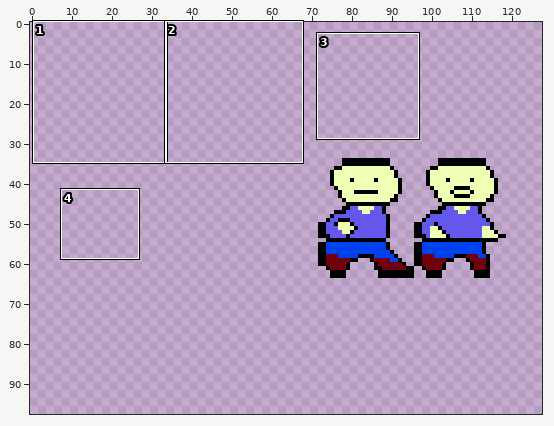
Two states of a sprite sheet, www/images/player-sheet1.png. The first picture is a wide view before the edit; the outline marks the close-up.
Close-up. Earlier state:
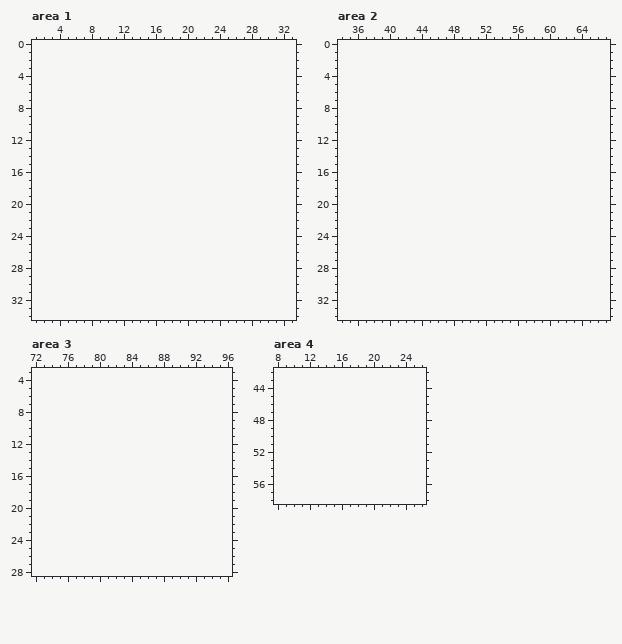
The file is 64x64 pixels. Colours within 5 levels of each other are drawn and written as one. Shown: area 1: x 1..33, y 0..34; area 2: x 34..67, y 0..34; area 3: x 72..96, y 3..28; area 4: x 8..26, y 42..58. The old version is drawn lined up with the new one, on the new canvas. The wide view leaves out empty margins. The commit also changed other parts of the picture, which this record leaves out.
And afterwards:
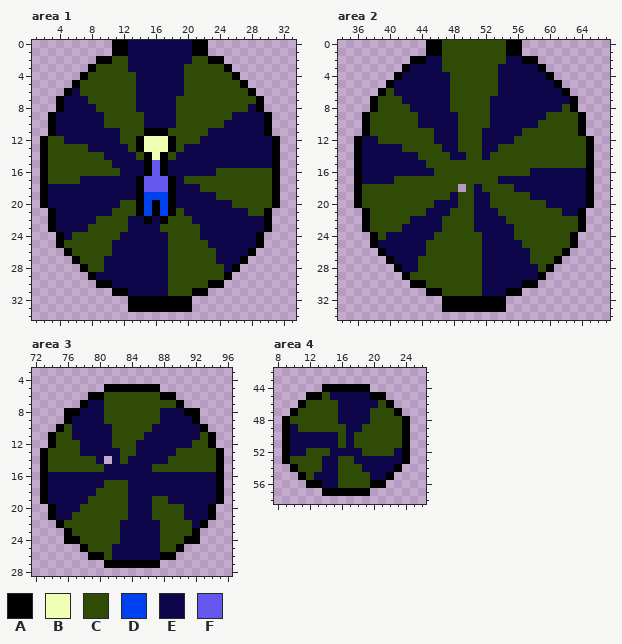
Palette (. is transparent): A #000000  B #efffb4  C #2f4b06  D #0041ef  E #0d064b  F #6357ed
Change:
canvas 64x64 -> 128x128, the old top-left corner now at 72,34 (the part of the old canvas that was cut away was empty and is not shown)
Area 1:
y 0..1: x 11..22 ............ -> AAEEEEEEEEAA
y 2: x 9..24 ................ -> AACCEEEEEEEECCAA
y 3: x 8..25 .................. -> ACCCCEEEEEEECCCCCA
y 4: x 7..26 .................... -> ACCCCCCEEEEEECCCCCCA
y 5: x 6..27 ...................... -> ACCCCCCCEEEEEECCCCCCCA
y 6: x 5..28 ........................ -> AECCCCCCCEEEEEECCCCCCCCA
y 7: x 4..29 .......................... -> AEEECCCCCCEEEEECCCCCCCCCCA
y 8: x 4..29 .......................... -> AEEEECCCCCEEEEECCCCCCCCCEA
y 9: x 3..30 ............................ -> AEEEEEECCCCCEEEECCCCCCCEEEEA
y 10: x 3..30 ............................ -> AEEEEEECCCCCEEEECCCCCCEEEEEA
y 11: x 3..30 ............................ -> AEEEEEEEECCCAAACCCCCEEEEEEEA
y 12: x 2..31 .............................. -> ACCEEEEEEECCABBBACCCEEEEEEEEEA
y 13: x 2..31 .............................. -> ACCCCCEEEEECABBBACEEEEEEEEEEEA
y 14: x 2..31 .............................. -> ACCCCCCCEEEECABACEEEEEEEEEEEEA
y 15: x 2..31 .............................. -> ACCCCCCCCEEEEAFAEEEEEEEEEEEEEA
y 16: x 2..31 .............................. -> ACCCCCCCCCEEEAFAEEEEEECCCCCCCA
y 17: x 2..31 .............................. -> ACCCCEEEEEEEAFFFAECCCCCCCCCCCA
y 18: x 2..31 .............................. -> AEEEEEEEEEEEAFFFAEEECCCCCCCCCA
y 19: x 2..31 .............................. -> AEEEEEEEEEEEADDDAEEEEECCCCCCCA
y 20: x 2..31 .............................. -> AEEEEEEEEECCADADAEEEEEEECCCCCA
y 21: x 3..30 ............................ -> AEEEEEEECCCADADACEEEEEEEECCA
y 22: x 3..30 ............................ -> AEEEEECCCCEEAEACCCEEEEEEEEEA
y 23: x 3..30 ............................ -> AEEEECCCCCEEEECCCCCEEEEEEEEA
y 24: x 4..29 .......................... -> AECCCCCCEEEEEECCCCEEEEEEEA
y 25: x 4..29 .......................... -> ACCCCCCEEEEEEECCCCCEEEEEEA
y 26: x 5..28 ........................ -> ACCCCCEEEEEEECCCCCCEEEEA
y 27: x 6..27 ...................... -> ACCCEEEEEEEECCCCCCEEEA
y 28: x 7..26 .................... -> ACCEEEEEEEECCCCCCCEA
y 29: x 8..25 .................. -> AEEEEEEEEECCCCCCCA
y 30: x 9..24 ................ -> AAEEEEEEECCCCCAA
y 31: x 11..22 ............ -> AAEEEEECCCAA
y 32..33: x 13..20 ........ -> AAAAAAAA
Area 2:
y 0..1: x 45..56 ............ -> AACCCCCCCCAA
y 2: x 43..58 ................ -> AAEECCCCCCCCEEAA
y 3: x 42..59 .................. -> AEEEECCCCCCCEEEEEA
y 4: x 41..60 .................... -> AEEEEEECCCCCCEEEEEEA
y 5: x 40..61 ...................... -> AEEEEEEECCCCCCEEEEEEEA
y 6: x 39..62 ........................ -> ACEEEEEEECCCCCCEEEEEEEEA
y 7: x 38..63 .......................... -> ACCCEEEEEECCCCCEEEEEEEEEEA
y 8: x 38..63 .......................... -> ACCCCEEEEECCCCCEEEEEEEEECA
y 9: x 37..64 ............................ -> ACCCCCCEEEEECCCCEEEEEEECCCCA
y 10: x 37..64 ............................ -> ACCCCCCEEEEECCCCEEEEEECCCCCA
y 11: x 37..64 ............................ -> ACCCCCCCCEEECCCEEEEECCCCCCCA
y 12: x 36..65 .............................. -> AEECCCCCCCEEECCCEEEECCCCCCCCCA
y 13: x 36..65 .............................. -> AEEEEECCCCCEECCCEECCCCCCCCCCCA
y 14: x 36..65 .............................. -> AEEEEEEECCCCEECCECCCCCCCCCCCCA
y 15: x 36..65 .............................. -> AEEEEEEEECCCCCCCCCCCCCCCCCCCCA
y 16: x 36..65 .............................. -> AEEEEEEEEECCCCCCCCCCCCEEEEEEEA
y 17: x 36..65 .............................. -> AEEEECCCCCCCCCCCCCEEEEEEEEEEEA
y 18: x 36..48 ............. -> ACCCCCCCCCCCC; x 50..65 ................ -> CECCCCEEEEEEEEEA
y 19: x 36..65 .............................. -> ACCCCCCCCCCCECCEECCCCCEEEEEEEA
y 20: x 36..65 .............................. -> ACCCCCCCCCEEECCEECCCCCCCEEEEEA
y 21: x 37..64 ............................ -> ACCCCCCCEEECCCEEECCCCCCCCEEA
y 22: x 37..64 ............................ -> ACCCCCEEEECCCCEEEECCCCCCCCCA
y 23: x 37..64 ............................ -> ACCCCEEEEECCCCEEEEECCCCCCCCA
y 24: x 38..63 .......................... -> ACEEEEEECCCCCCEEEECCCCCCCA
y 25: x 38..63 .......................... -> AEEEEEECCCCCCCEEEEECCCCCCA
y 26: x 39..62 ........................ -> AEEEEECCCCCCCEEEEEECCCCA
y 27: x 40..61 ...................... -> AEEECCCCCCCCEEEEEECCCA
y 28: x 41..60 .................... -> AEECCCCCCCCEEEEEEECA
y 29: x 42..59 .................. -> ACCCCCCCCCEEEEEEEA
y 30: x 43..58 ................ -> AACCCCCCCEEEEEAA
y 31: x 45..56 ............ -> AACCCCCEEEAA
y 32..33: x 47..54 ........ -> AAAAAAAA
Area 3:
y 5: x 81..87 ....... -> AAAAAAA
y 6: x 79..89 ........... -> AACCCCCCCAA
y 7: x 78..90 ............. -> AEECCCCCCCCCA
y 8: x 76..92 ................. -> AAEEECCCCCCCEEEAA
y 9: x 76..92 ................. -> AEEEECCCCCCCEEEEA
y 10: x 75..93 ................... -> ACEEEEECCCCCEEEEEEA
y 11: x 74..94 ..................... -> ACCEEEEECCCCEEEEEEECA
y 12: x 74..94 ..................... -> ACCCEEEECCCEEEEEEECCA
y 13: x 73..95 ....................... -> ACCCCEEEEECCEEEEECCCCCA
y 14: x 73..80 ........ -> ACCCCCCE; x 82..95 .............. -> ECEEEEECCCCCCA
y 15: x 73..95 ....................... -> ACCCCCCCEEEEEECCCCCCCCA
y 16: x 73..95 ....................... -> AEEEEEEEEEEEEEEEEEEEEEA
y 17: x 73..95 ....................... -> AEEEEEEECCCEEEEEEEEEEEA
y 18: x 73..95 ....................... -> AEEEEEECCCCEEEEEEEEEEEA
y 19: x 73..95 ....................... -> AEEEEECCCCCEEECCEEEEEEA
y 20: x 74..94 ..................... -> AEEECCCCCCEEECCCCEEEA
y 21: x 74..94 ..................... -> AEECCCCCCCEEECCCCEEEA
y 22: x 75..93 ................... -> ACCCCCCCEEEEECCCCEA
y 23: x 76..92 ................. -> ACCCCCCEEEEECCCCA
y 24: x 76..92 ................. -> AACCCCCEEEEECCCAA
y 25: x 78..90 ............. -> ACCCEEEEEECCA
y 26: x 79..89 ........... -> AACEEEEEEAA
y 27: x 81..87 ....... -> AAAAAAA
Area 4:
y 44: x 14..19 ...... -> AAAAAA
y 45: x 12..21 .......... -> AACEEEEEAA
y 46: x 11..22 ............ -> ACCCCEEEEECA
y 47: x 10..23 .............. -> ACCCCCEEEECCCA
y 48: x 9..24 ................ -> ACCCCCCEEEECCCCA
y 49: x 9..24 ................ -> AECCCCCCEECCCCCA
y 50..51: x 9..24 ................ -> AEEEEEECECCCCCCA
y 52: x 9..24 ................ -> AEECCCEEEECCCCEA
y 53: x 9..24 ................ -> ACCCCEECCEEEEEEA
y 54: x 10..23 .............. -> ACCCEECCCEEEEA
y 55: x 11..22 ............ -> ACEEECCCCEEA
y 56: x 12..21 .......... -> AAEECCCCAA
y 57: x 14..19 ...... -> AAAAAA
Boxes around the changes in both close-ups, in picture pixels (x1, y1, x2, y2):
added: (40, 40, 280, 312)
added: (354, 40, 594, 312)
added: (40, 384, 224, 568)
added: (282, 384, 410, 496)
